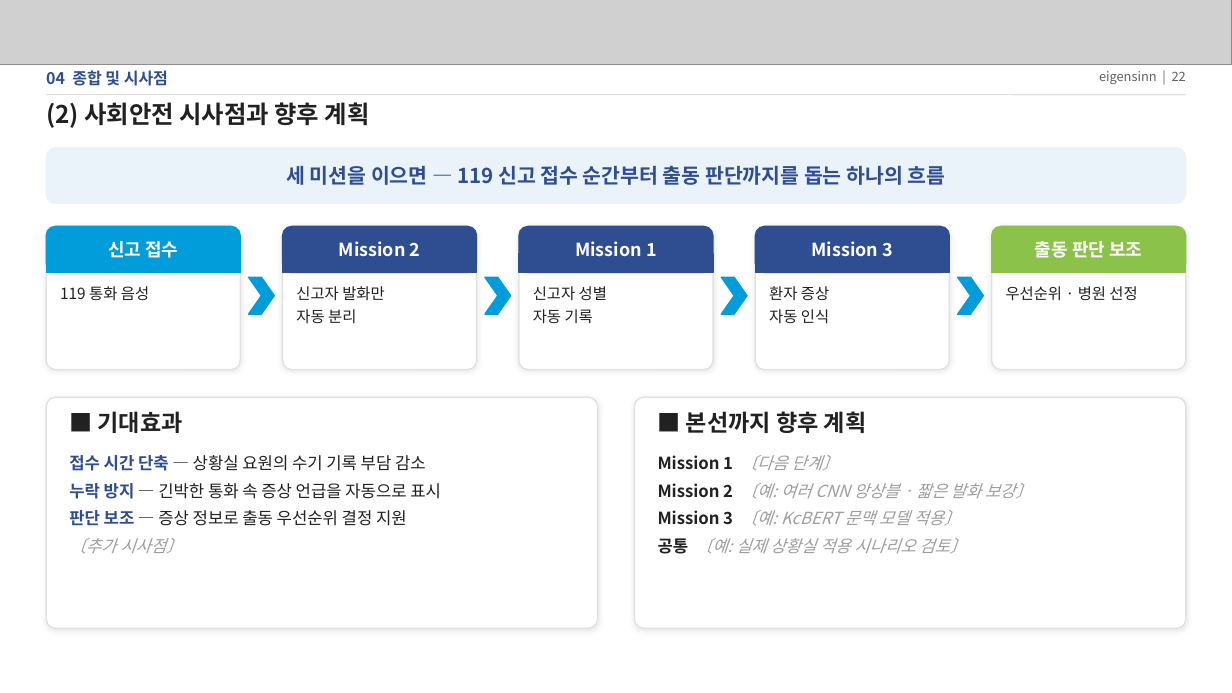
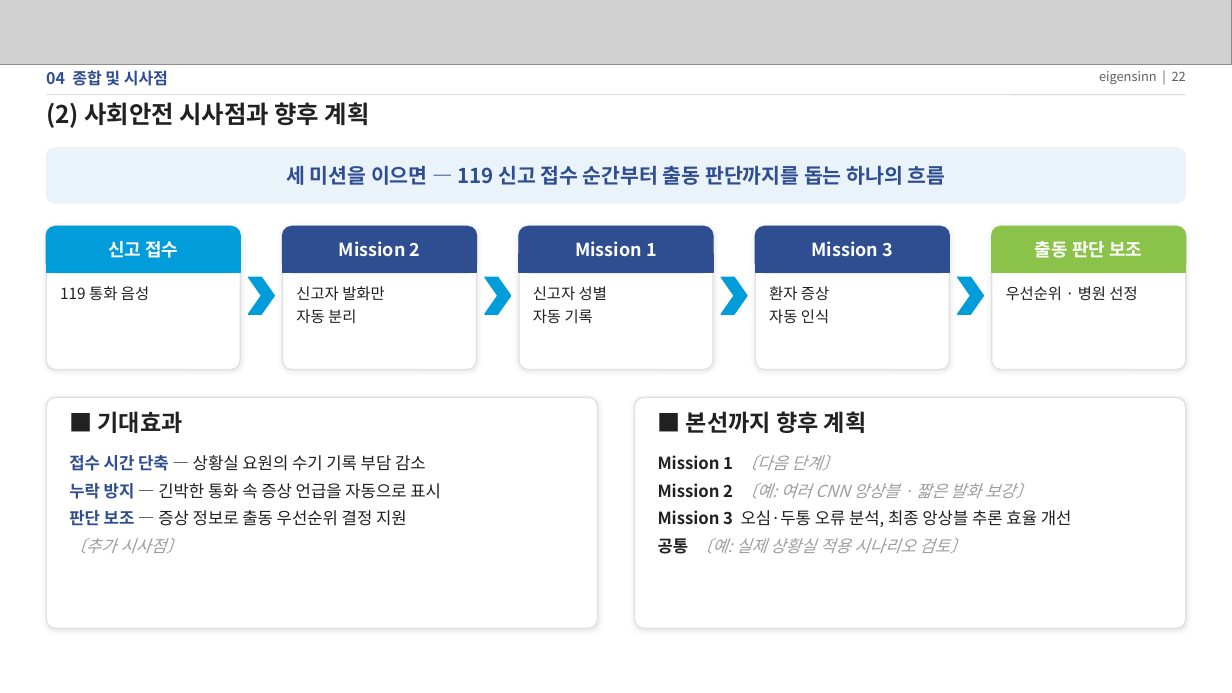
Before and after one commit to eigensinn-dcc2026/prelim, a slide deck: slide 22 of ppt/DCC2026_예선_결과정리.pptx. Drawn at 1232x693 pixels with LibreOffice and Linux fonts; fonts in the diff are those of the drawing; grey boxes stand for pictures. Boxes give left, top, right and bottom in pixels: in the first picture for what was removed or moved away, otherwise in the second. Text is boxed around its words. In the diff, an @@ line names an element or a change of style, - is before the commit and + after.

```diff
--- a/ppt/DCC2026_예선_결과정리.pptx
+++ b/ppt/DCC2026_예선_결과정리.pptx
@@ text at (658, 510, 1072, 527): text changed; text colour #9E9E9E to #212121; italic off @@
-Mission 3 〔예: KcBERT 문맥 모델 적용〕
+Mission 3 오심·두통 오류 분석, 최종 앙상블 추론 효율 개선
```
Also in this commit, not shown: 4 other slides changed.
